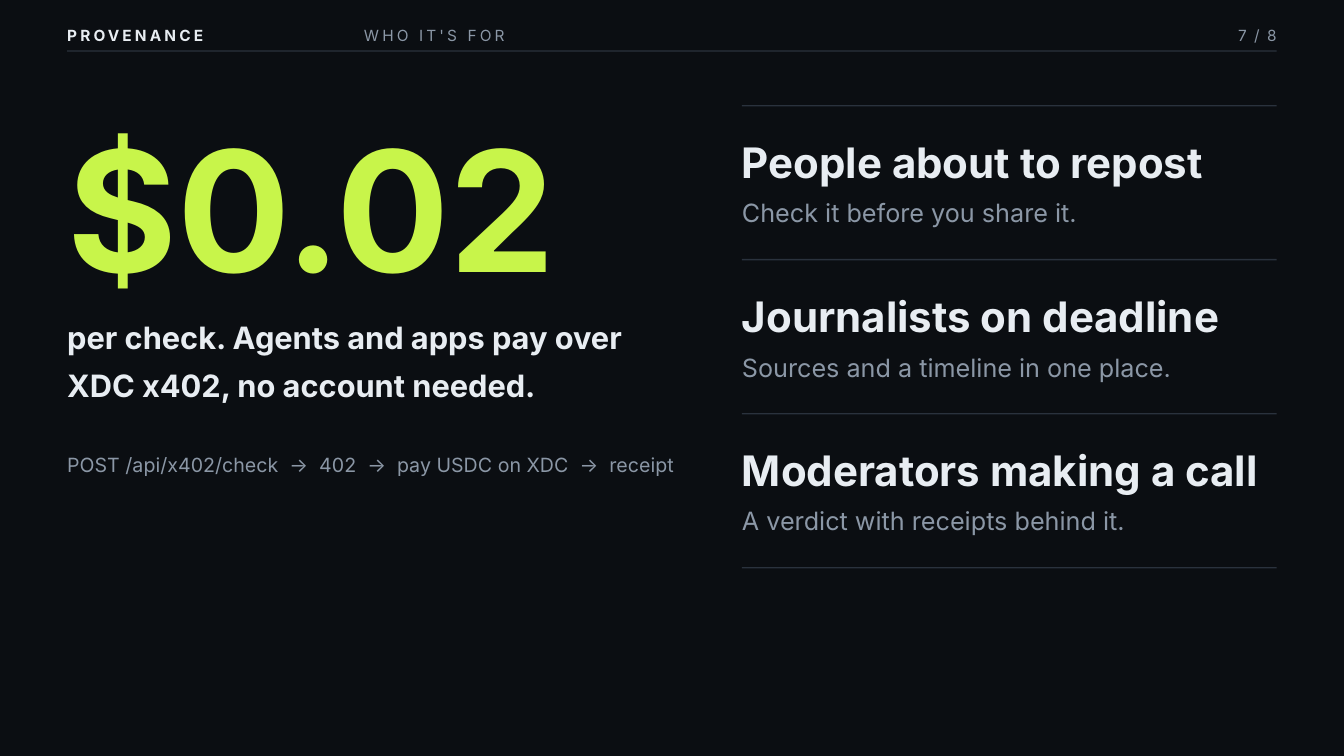
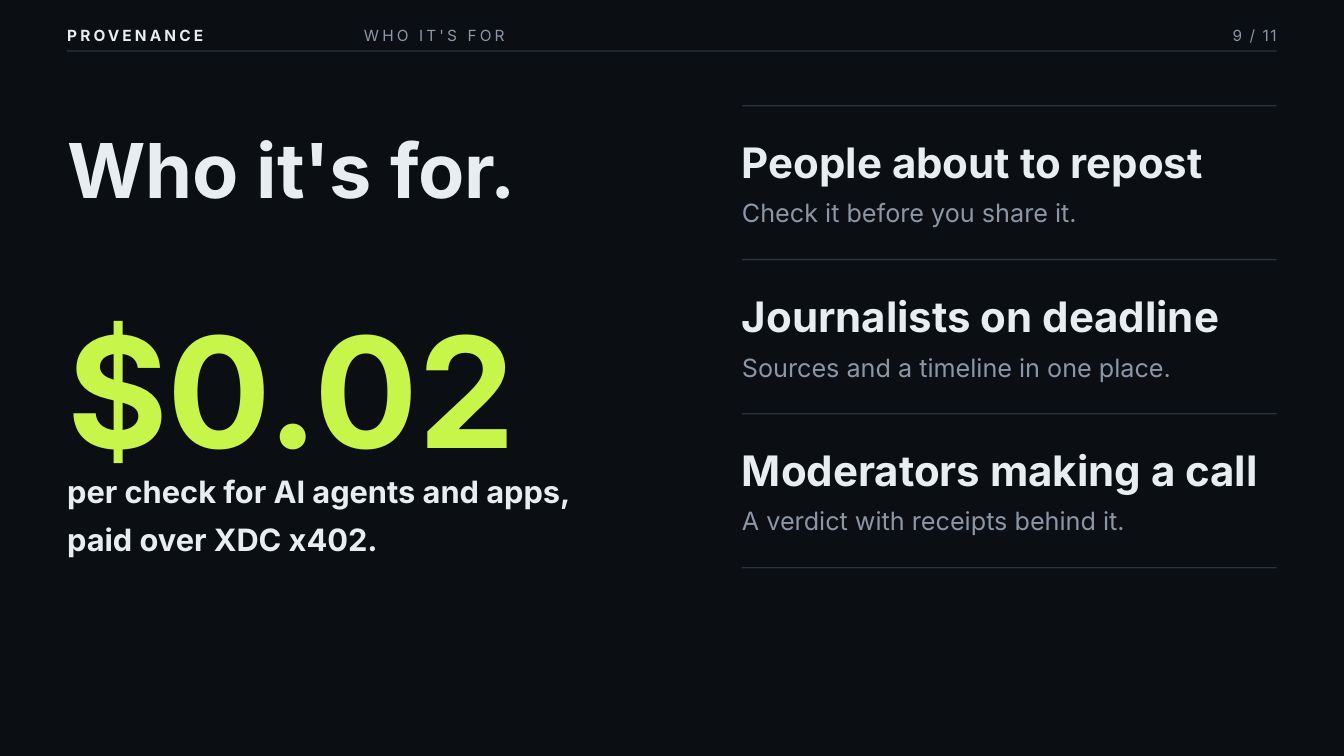
Before and after one commit to michaelnjoku347/Provenance, a slide deck: slide 9 of docs/pitch/Provenance-pitch.pptx (slide 7 before the commit). Drawn at 1344x756 pixels with LibreOffice and Linux fonts; fonts in the diff are those of the drawing. Boxes give left, top, right and bottom in pixels: in the first picture for what was removed or moved away, otherwise in the second. Text is boxed around its words. In the diff, an @@ line names an element or a change of style, - is before the commit and + after.

```diff
--- a/docs/pitch/Provenance-pitch.pptx
+++ b/docs/pitch/Provenance-pitch.pptx
@@ text at <box>1233,29,1277,41</box>: text changed @@
-7 / 8
+9 / 11
@@ text added at <box>67,140,516,199</box>, 54 pt, text #E8EDF2, bold @@
+Who it's for.
@@ text "$0.02": place and size @@
-text "$0.02" at <box>67,133,555,289</box>
+text "$0.02" at <box>67,321,515,463</box>
@@ text "$0.02" at <box>67,321,515,463</box>: size 120 to 110 pt @@
@@ text removed at <box>67,326,622,403</box> @@
-per check. Agents and apps pay over XDC x402, no account needed.
@@ text at <box>67,479,570,558</box>: text changed; size 14 to 22 pt; text colour #8B97A6 to #E8EDF2; bold on @@
-POST /api/x402/check → 402 → pay USDC on XDC → receipt
+per check for AI agents and apps, paid over XDC x402.
```
Also in this commit, not shown: 4 other slides changed, 5 slides added, 2 slides removed, 16 other files.
